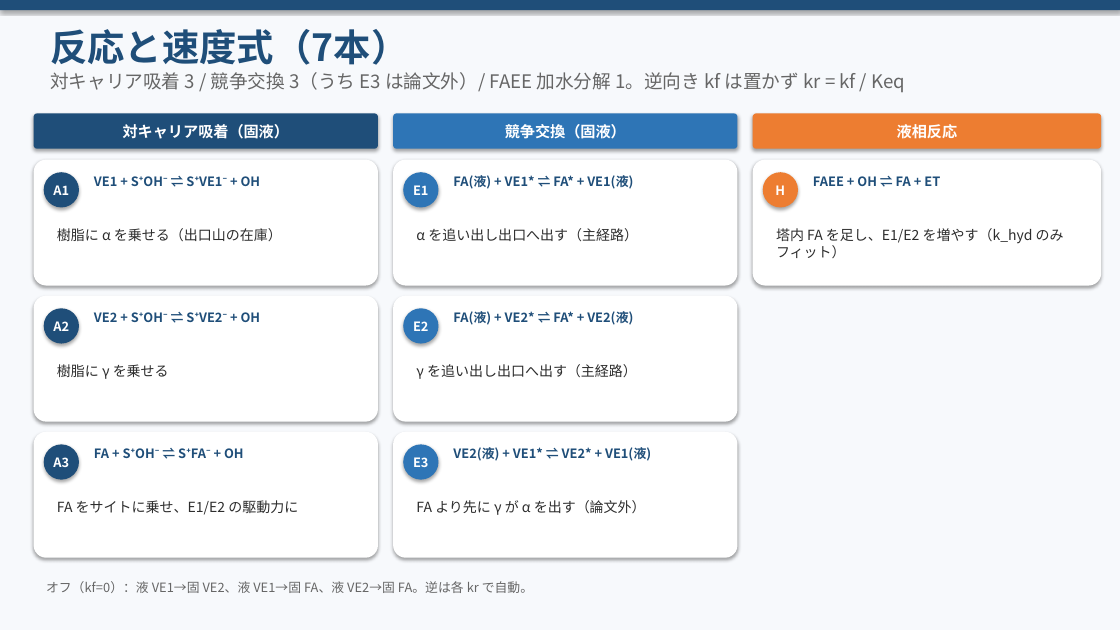
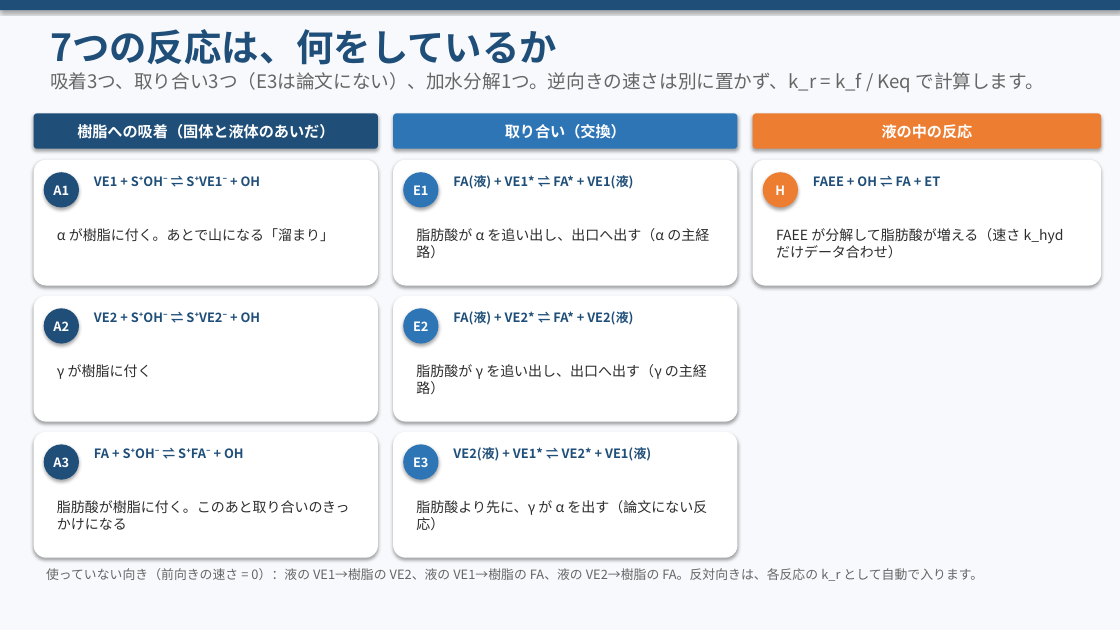
Before and after one commit to zhexingwang/ppt, a slide deck: slide 5 of decks/04_反応一覧_VE貢献_v4/反応一覧_定数_VE出口貢献_v4.pptx (slide 4 before the commit). Drawn at 1120x630 pixels with LibreOffice and Linux fonts; fonts in the diff are those of the drawing. Boxes give left, top, right and bottom in pixels: in the first picture for what was removed or moved away, otherwise in the second. Text is boxed around its words. In the diff, an @@ line names an element or a change of style, - is before the commit and + after.

```diff
--- a/decks/04_反応一覧_VE貢献_v4/反応一覧_定数_VE出口貢献_v4.pptx
+++ b/decks/04_反応一覧_VE貢献_v4/反応一覧_定数_VE出口貢献_v4.pptx
@@ text at <box>50,29,556,65</box>: text changed @@
-反応と速度式（7本）
+7つの反応は、何をしているか
@@ text at <box>50,72,1044,92</box>: text changed @@
-対キャリア吸着 3 / 競争交換 3（うち E3 は論文外）/ FAEE 加水分解 1。逆向き kf は置かず kr = kf / Keq
+吸着3つ、取り合い3つ（E3は論文にない）、加水分解1つ。逆向きの速さは別に置かず、k_r = k_f / Keq で計算します。
@@ text at <box>77,124,334,139</box>: text changed @@
-対キャリア吸着（固液）
+樹脂への吸着（固体と液体のあいだ）
@@ text at <box>505,124,626,139</box>: text changed @@
-競争交換（固液）
+取り合い（交換）
@@ text at <box>882,124,973,139</box>: text changed @@
-液相反応
+液の中の反応
@@ text at <box>57,228,334,242</box>: text changed @@
-樹脂に α を乗せる（出口山の在庫）
+α が樹脂に付く。あとで山になる「溜まり」
@@ text at <box>416,228,709,258</box>: text changed @@
-α を追い出し出口へ出す（主経路）
+脂肪酸が α を追い出し、出口へ出す（α の主経路）
@@ text at <box>776,228,1064,258</box>: text changed @@
-塔内 FA を足し、E1/E2 を増やす（k_hyd のみフィット）
+FAEE が分解して脂肪酸が増える（速さ k_hyd だけデータ合わせ）
@@ text at <box>57,364,152,379</box>: text changed @@
-樹脂に γ を乗せる
+γ が樹脂に付く
@@ text at <box>416,364,707,394</box>: text changed @@
-γ を追い出し出口へ出す（主経路）
+脂肪酸が γ を追い出し、出口へ出す（γ の主経路）
@@ text at <box>57,500,350,530</box>: text changed @@
-FA をサイトに乗せ、E1/E2 の駆動力に
+脂肪酸が樹脂に付く。このあと取り合いのきっかけになる
@@ text at <box>416,500,707,530</box>: text changed @@
-FA より先に γ が α を出す（論文外）
+脂肪酸より先に、γ が α を出す（論文にない反応）
@@ text at <box>46,568,983,581</box>: text changed @@
-オフ（kf=0）：液 VE1→固 VE2、液 VE1→固 FA、液 VE2→固 FA。逆は各 kr で自動。
+使っていない向き（前向きの速さ = 0）：液の VE1→樹脂の VE2、液の VE1→樹脂の FA、液の VE2→樹脂の FA。反対向きは、各反応の k_r として自動で入ります。
```
Also in this commit, not shown: 12 other slides changed, 1 slide added, 18 other files.
